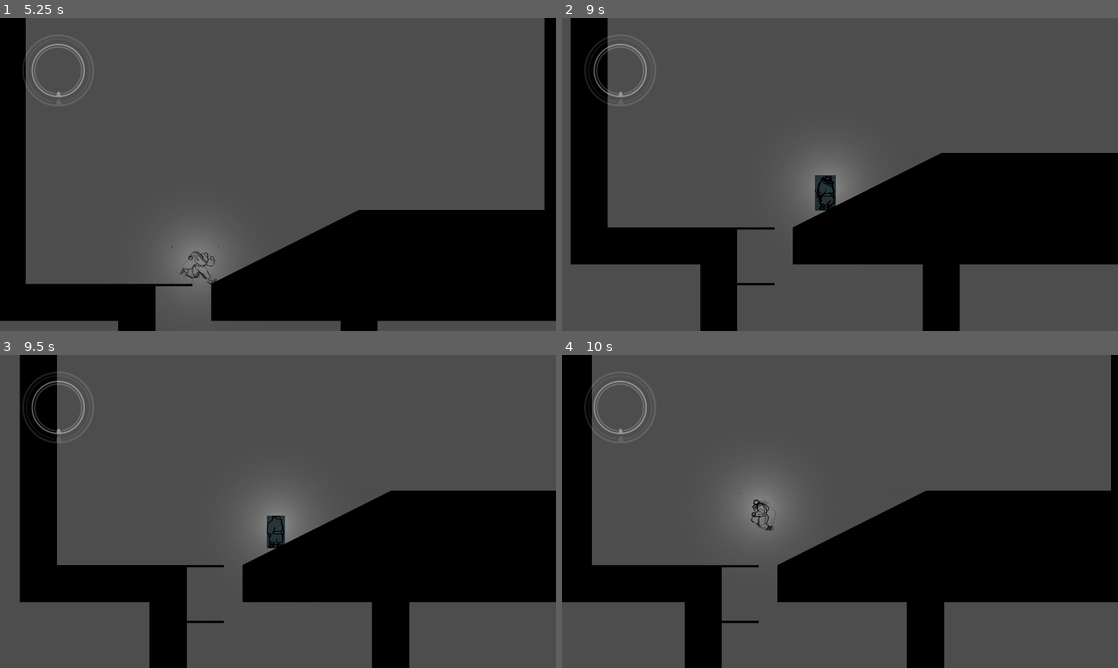
Above: before the commit, frames 1-4 (two rows, left to right).
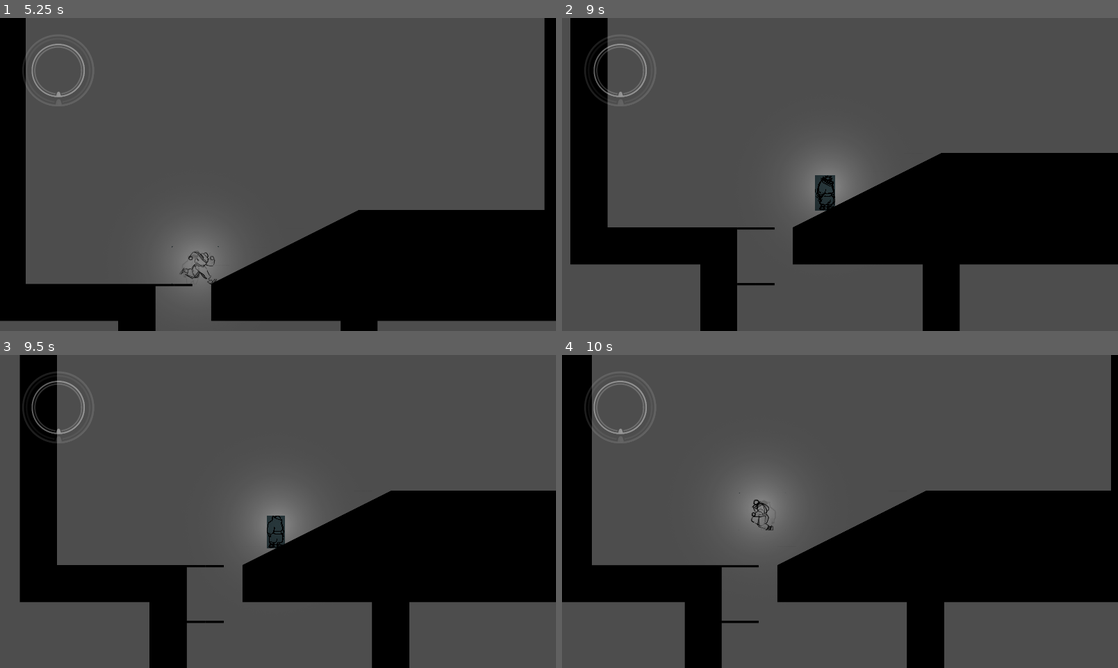
Above: after the commit, the same moments.

Repository: Lukko-Digital/upwell
Game: Godot game, scene res://src/levels/sandbox.tscn
The game is run twice, just before and just after one commit, with the same random seed, the same clock (stepped at 60 frames per second) and the same inputs.
Inputs (mouse positions are in pixels of both pictures, inside the frame that each line leads up to):
- Up to frame 1 (5.25 s): move the mouse to (400, 158) at 0.52 s; hold D (right) 0.53-1.25 s; hold E (interact) 0.53-1.25 s; click (400, 158) at 0.67 s; tap Space (jump) at 0.77, 3.77 s; drag from (166, 190) to (211, 284) at 1.27 s; move the mouse to (333, 105) at 2.02 s; press the mouse at (333, 105) at 2.03 s; hold A (left) 2.03-2.75 s; release the mouse at (333, 105) at 2.75 s; drag from (250, 237) to (94, 265) at 2.77 s; move the mouse to (444, 221) at 3.52 s; hold D (right) 3.53-4.25 s; hold Shift (orbit) 3.53-4.25 s; drag from (111, 127) to (211, 284) at 4.27 s; move the mouse to (305, 174) at 5.02 s; hold D (right) from 5.03 s (still down); hold E (interact) from 5.03 s (still down); click (305, 174) at 5.17 s
- Up to frame 2 (9 s): release D (right) at 5.75 s; release E (interact) at 5.75 s; drag from (756, 96) to (662, 284) at 5.77 s; move the mouse to (962, 158) at 6.52 s; press the mouse at (962, 158) at 6.53 s; hold A (left) 6.53-7.25 s; tap Space (jump) at 6.77 s; release the mouse at (962, 158) at 7.25 s; drag from (728, 190) to (656, 318) at 7.27 s; move the mouse to (895, 105) at 8.02 s; hold D (right) 8.03-8.75 s; hold Shift (orbit) 8.03-8.75 s; drag from (812, 237) to (673, 127) at 8.77 s
- Up to frame 3 (9.5 s): no input
- Up to frame 4 (10 s): move the mouse to (1006, 558) at 9.52 s; hold A (left) from 9.53 s (still down); hold E (interact) from 9.53 s (still down); click (1006, 558) at 9.67 s; tap Space (jump) at 9.77 s

Frame 1 is identical in both runs. In frame 2, 0.1% of the frame differs, in the area x 1-50%, y 0-79%; in frame 3, less than 0.1%; in frame 4, less than 0.1%.

Commit message:
lengthen side rays, separate track and bound rays

Diff:
--- a/src/main_camera.tscn
+++ b/src/main_camera.tscn
@@ -10,33 +10,55 @@
 editor_draw_limits = true
 script = ExtResource("1_c0f23")
 
-[node name="Rays" type="Node2D" parent="."]
+[node name="BoundRays" type="Node2D" parent="."]
 
-[node name="Up" type="RayCast2D" parent="Rays"]
+[node name="BoundUp" type="RayCast2D" parent="BoundRays"]
 unique_name_in_owner = true
 target_position = Vector2(0, -2000)
 collision_mask = 64
+hit_from_inside = true
 collide_with_areas = true
 collide_with_bodies = false
 
-[node name="Down" type="RayCast2D" parent="Rays"]
+[node name="BoundDown" type="RayCast2D" parent="BoundRays"]
 unique_name_in_owner = true
 target_position = Vector2(0, 2000)
 collision_mask = 64
+hit_from_inside = true
 collide_with_areas = true
 collide_with_bodies = false
 
-[node name="Left" type="RayCast2D" parent="Rays"]
+[node name="BoundLeft" type="RayCast2D" parent="BoundRays"]
 unique_name_in_owner = true
-target_position = Vector2(-2000, 0)
+target_position = Vector2(-2700, 0)
 collision_mask = 64
+hit_from_inside = true
 collide_with_areas = true
 collide_with_bodies = false
 
-[node name="Right" type="RayCast2D" parent="Rays"]
+[node name="BoundRight" type="RayCast2D" parent="BoundRays"]
 unique_name_in_owner = true
-target_position = Vector2(2000, 0)
+target_position = Vector2(2700, 0)
 collision_mask = 64
+hit_from_inside = true
+collide_with_areas = true
+collide_with_bodies = false
+
+[node name="TrackRays" type="Node2D" parent="."]
+
+[node name="TrackUp" type="RayCast2D" parent="TrackRays"]
+unique_name_in_owner = true
+target_position = Vector2(0, -2000)
+collision_mask = 128
+hit_from_inside = true
+collide_with_areas = true
+collide_with_bodies = false
+
+[node name="TrackDown" type="RayCast2D" parent="TrackRays"]
+unique_name_in_owner = true
+target_position = Vector2(0, 2000)
+collision_mask = 128
+hit_from_inside = true
 collide_with_areas = true
 collide_with_bodies = false
 
--- a/src/player/main_camera.gd
+++ b/src/player/main_camera.gd
@@ -16,10 +16,12 @@
 @export var player: Player
 
 # Node References
-@onready var up_ray: RayCast2D = %Up
-@onready var down_ray: RayCast2D = %Down
-@onready var left_ray: RayCast2D = %Left
-@onready var right_ray: RayCast2D = %Right
+@onready var bound_up_ray: RayCast2D = %BoundUp
+@onready var bound_down_ray: RayCast2D = %BoundDown
+@onready var bound_left_ray: RayCast2D = %BoundLeft
+@onready var bound_right_ray: RayCast2D = %BoundRight
+@onready var track_up_ray: RayCast2D = %TrackUp
+@onready var track_down_ray: RayCast2D = %TrackDown
 @onready var shake_timer: Timer = $ShakeTimer
 
 ## Should be 3840 x 2160, double 1920 x 1080
@@ -69,7 +71,7 @@
 ## Raycast for [CameraTrack], if found, set top and bottom limits.
 ## Returns true if a [CameraTrack] is found, otherwise false
 func handle_camera_track() -> bool:
-	for ray in [up_ray, down_ray]:
+	for ray in [track_up_ray, track_down_ray]:
 		var col_point = get_ray_collision(ray, CameraTrack)
 		if col_point != null:
 			limit_bottom = col_point.y + viewport_size.y / 2 + 2
@@ -81,11 +83,11 @@
 ## [tracked], only horizontal bounds will be set.
 func handle_camera_bounds(tracked):
 	# Set horizontal bounds
-	var left_point = get_ray_collision(left_ray, CameraBound)
+	var left_point = get_ray_collision(bound_left_ray, CameraBound)
 	if left_point != null:
 		limit_left = left_point.x
 
-	var right_point = get_ray_collision(right_ray, CameraBound)
+	var right_point = get_ray_collision(bound_right_ray, CameraBound)
 	if right_point != null:
 		limit_right = right_point.x
 
@@ -94,11 +96,11 @@
 		return
 
 	# Set vertical bounds
-	var up_point = get_ray_collision(up_ray, CameraBound)
+	var up_point = get_ray_collision(bound_up_ray, CameraBound)
 	if up_point != null:
 		limit_top = up_point.y
 
-	var down_point = get_ray_collision(down_ray, CameraBound)
+	var down_point = get_ray_collision(bound_down_ray, CameraBound)
 	if down_point != null:
 		limit_bottom = down_point.y
 
